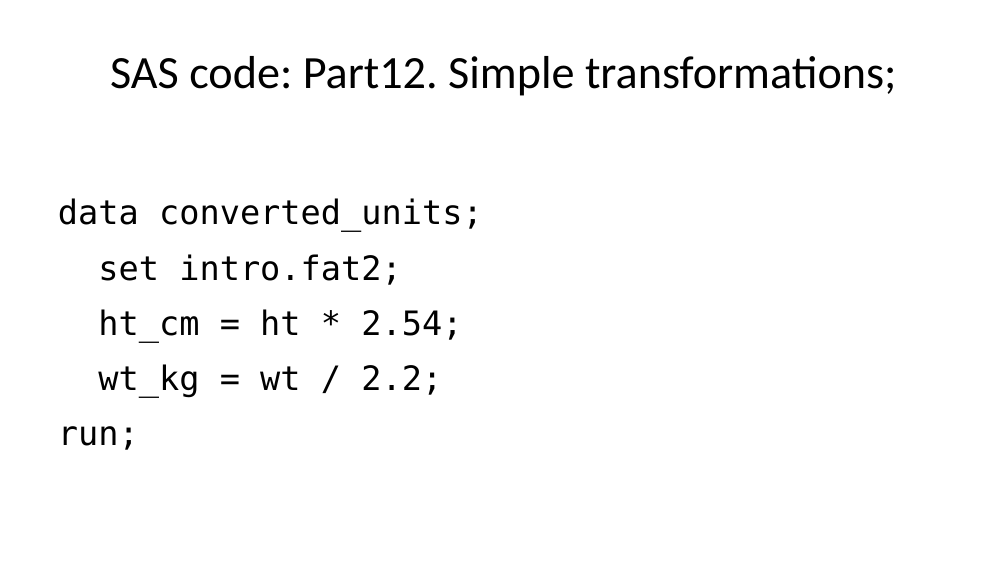
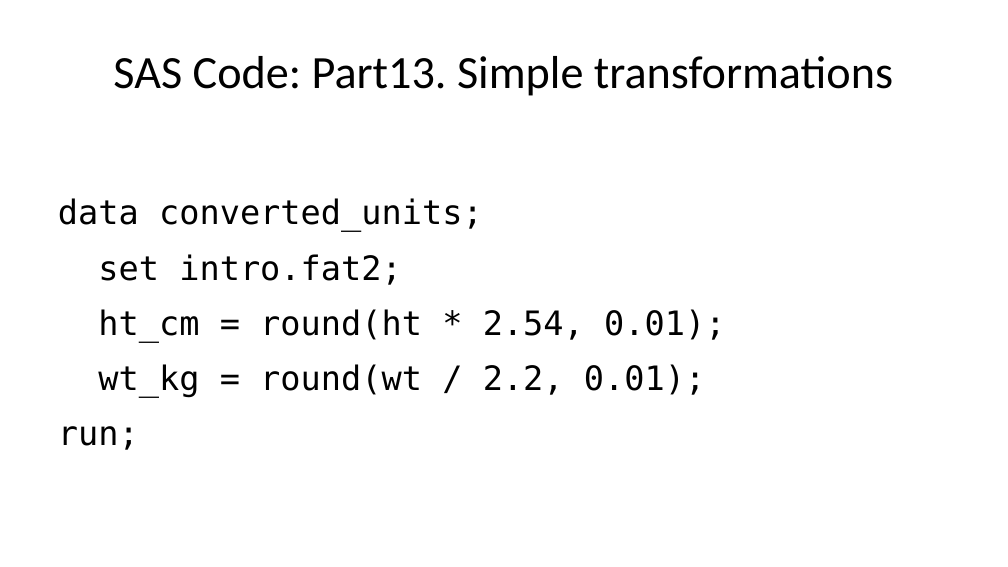
Before and after one commit to pmean/introduction-to-SAS, a slide deck: slide 44 of results/5507-02-simon-slides-and-speaker-notes.pptx (slide 52 before the commit). Drawn at 1008x567 pixels with LibreOffice and Linux fonts; fonts in the diff are those of the drawing. Boxes give left, top, right and bottom in pixels: in the first picture for what was removed or moved away, otherwise in the second. Text is boxed around its words. In the diff, an @@ line names an element or a change of style, - is before the commit and + after.

```diff
--- a/results/5507-02-simon-slides-and-speaker-notes.pptx
+++ b/results/5507-02-simon-slides-and-speaker-notes.pptx
@@ title at [113, 56, 893, 96]: text changed @@
-SAS code: Part12. Simple transformations;
+SAS Code: Part13. Simple transformations
@@ text at [58, 198, 725, 450]: text changed @@
-data converted_units;
-set intro.fat2;
-ht_cm = ht * 2.54;
-wt_kg = wt / 2.2;
-run;
+data converted_units;
+set intro.fat2;
+ht_cm = round(ht * 2.54, 0.01);
+wt_kg = round(wt / 2.2, 0.01);
+run;
```
Also in this commit, not shown: 62 other slides changed, 4 slides added, 23 slides removed, 26 other files.
